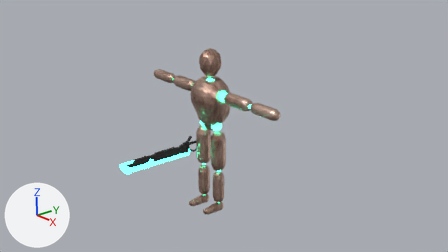
The Blender file 2021 - Reclamation/Player.blend as it was, and as the next commit left it.
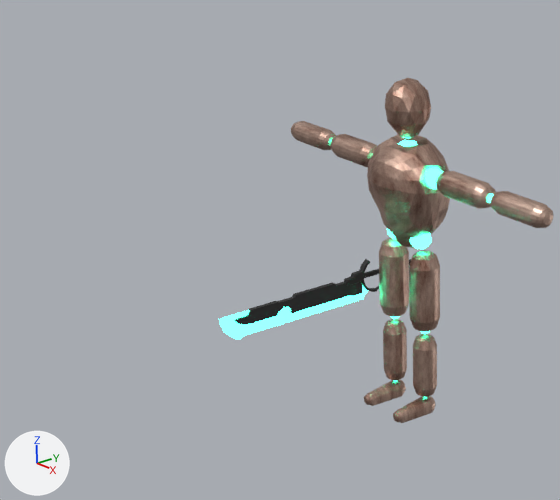
Old and new are each drawn from the file's camera 'Camera' and again close up on the part from 3% to 63% of the width and 4% to 100% of the height. Arrows for +X, +Y and +Z are at lower left; the lights stay in place.

Names of what the first close-up shows: 'Body', 'sword'.
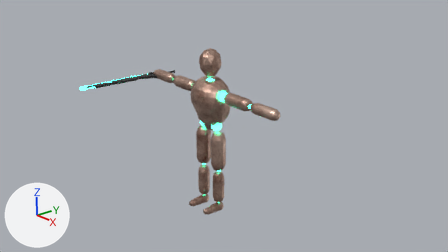
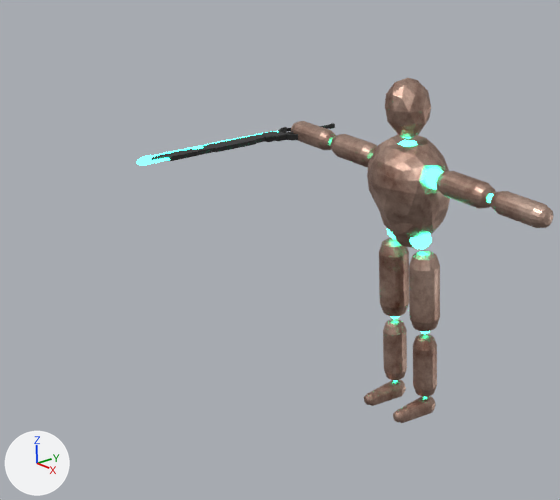
Pixel boxes [x1, y1, x2, y2] of what changed, in the close-ups (560 x 500 px):
'Body', reshaped (59% wider)
    before: [291, 78, 553, 423]
    after: [136, 78, 553, 423]
'sword', deleted
    before: [219, 259, 411, 339]
    faces in mat_black (black #222222): [235, 259, 411, 325]
    faces in mat_emission (green #35ffbd): [219, 285, 368, 339]
part 1 of me_cylinder_004, added
    after: [264, 127, 298, 142]
part 2 of me_cylinder_004, added
    after: [151, 131, 278, 161]
part 3 of me_cylinder_004, added
    after: [136, 131, 278, 165]
part 4 of me_cylinder_004, added
    after: [286, 123, 335, 134]

Edits to the bpy script that builds the scene:
```text
Change me_cylinder_004:
    used by ob_body; location = (0.0, 0.02, 4.48); rotation_euler = (1.571, 0.0, 3.142), in degrees (90, 0, 180); scale = (0.201, 0.201, 0.47)
    remove me_cylinder_004.from_pydata(...)  # 1894 vertices, 2646 faces; spans x -20.7..20.7, y -22.3..14.5, z -1.8..1.7
    add me_cylinder_004.from_pydata(...)  # 2252 vertices, 2998 faces; spans x -20.7..22.6, y -22.3..14.5, z -8.8..1.9
    me_cylinder_004 part 1: a new loose piece of 138 vertices spanning x 17.9..21.8, y 4.2..5.1, z -2.1..0.7, in mat_black (black #222222)
    me_cylinder_004 part 2: a new loose piece of 117 vertices spanning x 19.1..21.5, y 4.4..4.9, z -8.1..-1.1, in mat_black (black #222222)
    me_cylinder_004 part 3: a new loose piece of 54 vertices spanning x 19.4..22.6, y 4.5..4.8, z -8.8..-0.7, in mat_emission (green #35ffbd)
    me_cylinder_004 part 4: a new loose piece of 49 vertices spanning x 19.3..19.9, y 4.4..5.0, z -1.6..1.9, in mat_black (black #222222)
    add me_cylinder_004.materials.append(mat_black)  # black #222222
Remove ob_sword:
    ob_sword = bpy.data.objects.new('sword', me_plane_001)
    ob_sword.location = (-1.18, -1.63, 2.57)
    ob_sword.rotation_euler = (0.0, 0.0, 1.571)  # degrees (0, 0, 90)
    ob_sword.scale = (0.6, 0.6, 0.6)
```
